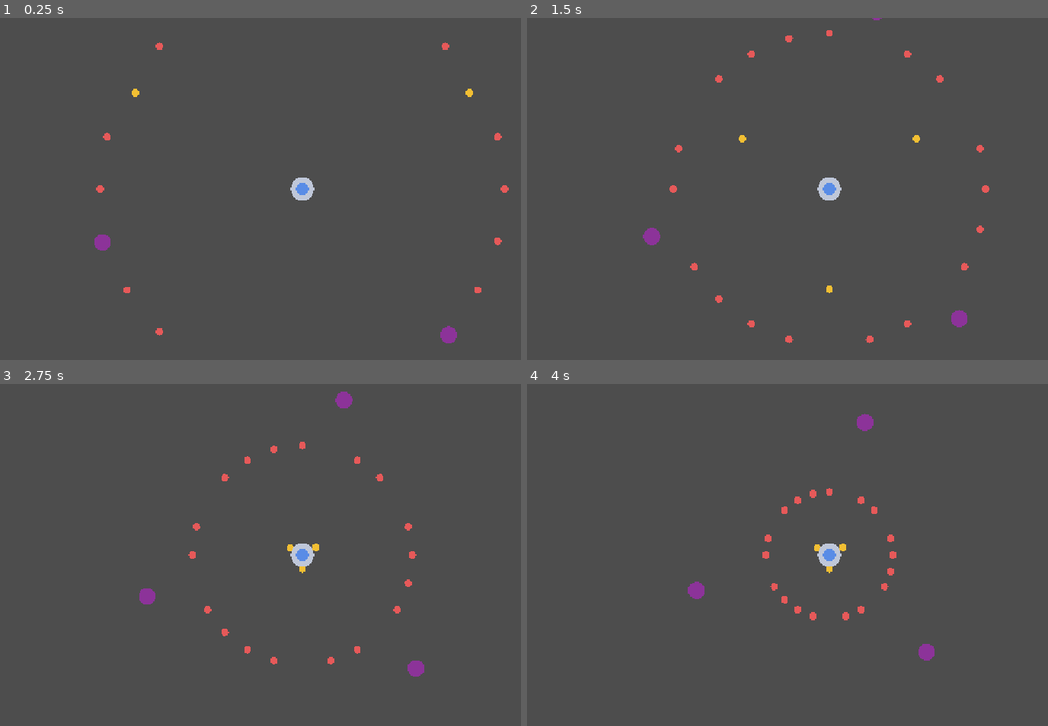
Above: before the commit, frames 1-4 (two rows, left to right).
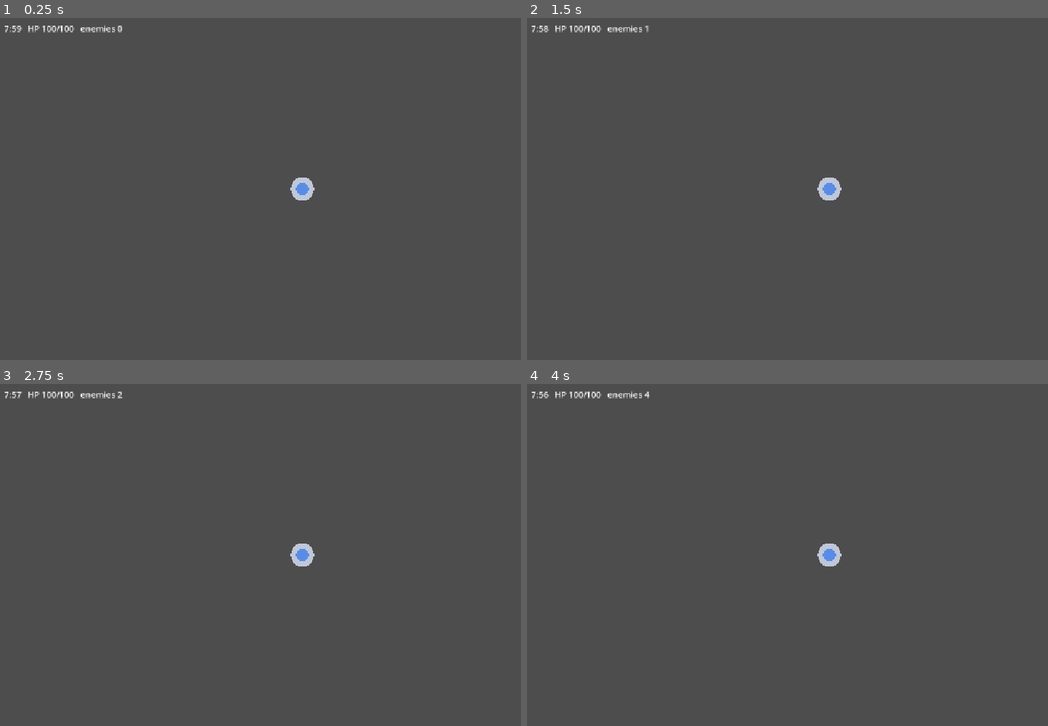
Above: after the commit, the same moments.

Repository: tapiokdev/squadron-concept-game
Game: Godot game, scene res://main.tscn
Two runs of this game, one before a commit and one after it. Both use one fixed random seed, a clock stepped at 60 frames per second and the inputs below.
Inputs (mouse positions are in pixels of both pictures, inside the frame that each line leads up to):
- Up to frame 1 (0.25 s): no input
- Up to frame 2 (1.5 s): tap Enter at 0.5 s; move the mouse to (964, 171) at 0.52 s; click (964, 171) at 0.67 s; drag from (709, 206) to (990, 147) at 1.27 s
- Up to frame 3 (2.75 s): move the mouse to (364, 479) at 2.02 s; click (364, 479) at 2.17 s
- Up to frame 4 (4 s): drag from (797, 623) to (844, 548) at 2.77 s; move the mouse to (1011, 606) at 3.52 s; click (1011, 606) at 3.67 s

The runs differ from the first frame. In frame 1, 0.8% of the frame differs, in the area x 0-98%, y 2-96%; in frame 2, 1.0%; in frame 3, 1.1%; in frame 4, 1.1%, in the area x 0-79%, y 2-81%.

Commit message:
Add wave spawner, run timer, and debug HUD
EnemySpawner: single-arc timed spawning with a rate curve, per-minute
enemy HP scaling, brute/rusher mix-ins over time (rushers spawn
off-angle), all routed through the pool's live-count guard. main.gd is
now the run controller: run_duration timer, win/lose state, HUD label
with time / tower HP / live enemies. Multi-arc scaling stays in
Phase 5.

Co-Authored-By: Claude Fable 5 <noreply@anthropic.com>

Diff:
--- a/main.tscn
+++ b/main.tscn
@@ -2,7 +2,8 @@
 
 [ext_resource type="Script" uid="uid://dle763bunsqa7" path="res://scripts/main.gd" id="1_0xm2m"]
 [ext_resource type="Script" uid="uid://cvs48mwoll5xo" path="res://scripts/enemies/enemy_pool.gd" id="2_h2yge"]
-[ext_resource type="Script" path="res://scripts/tower.gd" id="3_h2yge"]
+[ext_resource type="Script" uid="uid://coxiqvlqbfpsk" path="res://scripts/tower.gd" id="3_h2yge"]
+[ext_resource type="Script" path="res://scripts/enemy_spawner.gd" id="4_1bvp3"]
 
 [node name="Main" type="Node2D" unique_id=2138863706]
 script = ExtResource("1_0xm2m")
@@ -12,3 +13,14 @@
 
 [node name="Tower" type="Node2D" parent="." unique_id=200928788]
 script = ExtResource("3_h2yge")
+
+[node name="Spawner" type="Node" parent="." unique_id=20111829]
+script = ExtResource("4_1bvp3")
+
+[node name="HUD" type="CanvasLayer" parent="." unique_id=215657380]
+
+[node name="InfoLabel" type="Label" parent="HUD" unique_id=1713443938]
+offset_left = 12.0
+offset_top = 8.0
+offset_right = 13.0
+offset_bottom = 31.0
--- a/scripts/enemies/enemy.gd
+++ b/scripts/enemies/enemy.gd
@@ -32,9 +32,9 @@
 	# clobbering the set_process(false) from _init — re-assert it here.
 	set_process(_active)
 
-func configure(new_def: EnemyDef, spawn_pos: Vector2, new_target: Tower) -> void:
+func configure(new_def: EnemyDef, spawn_pos: Vector2, new_target: Tower, hp_scale: float = 1.0) -> void:
 	def = new_def
-	hp = def.max_hp
+	hp = def.max_hp * hp_scale
 	global_position = spawn_pos
 	target = new_target
 	_attack_cooldown = 0.0
--- a/scripts/enemies/enemy_pool.gd
+++ b/scripts/enemies/enemy_pool.gd
@@ -20,11 +20,11 @@
 	for i in prewarm:
 		_inactive.append(_create())
 
-func try_spawn(def: EnemyDef, spawn_pos: Vector2, target: Tower) -> Enemy:
+func try_spawn(def: EnemyDef, spawn_pos: Vector2, target: Tower, hp_scale: float = 1.0) -> Enemy:
 	if live_count >= max_live:
 		return null
 	var enemy: Enemy = _inactive.pop_back() if not _inactive.is_empty() else _create()
-	enemy.configure(def, spawn_pos, target)
+	enemy.configure(def, spawn_pos, target, hp_scale)
 	live_count += 1
 	return enemy
 
--- /dev/null
+++ b/scripts/enemy_spawner.gd
@@ -0,0 +1,57 @@
+class_name EnemySpawner
+extends Node
+
+## Timed wave spawner. Single spawn arc for now — opening the 2nd/3rd arcs
+## is the Phase 5 wave-scaling pass. Every spawn goes through
+## EnemyPool.try_spawn(), which enforces the global live-count cap; a null
+## return simply drops that spawn.
+
+const SWARMER := preload("res://data/enemies/swarmer.tres")
+const BRUTE := preload("res://data/enemies/brute.tres")
+const RUSHER := preload("res://data/enemies/rusher.tres")
+
+@export var active := false
+@export var arc_center_deg := -90.0
+@export var arc_span_deg := 70.0
+@export var spawn_margin := 60.0
+## Spawn-rate curve: spawns/sec at t=0 plus extra per elapsed minute.
+@export var base_rate := 1.0
+@export var rate_per_min := 0.7
+## Enemy HP scaling: +fraction of base HP per elapsed minute.
+@export var hp_scale_per_min := 0.3
+@export var brute_after_sec := 60.0
+@export var rusher_after_sec := 90.0
+
+var elapsed := 0.0
+
+var _pool: EnemyPool
+var _tower: Tower
+var _accum := 0.0
+
+func setup(pool: EnemyPool, tower: Tower) -> void:
+	_pool = pool
+	_tower = tower
+	active = true
+
+func _process(delta: float) -> void:
+	if not active:
+		return
+	elapsed += delta
+	_accum += delta * (base_rate + rate_per_min * elapsed / 60.0)
+	while _accum >= 1.0:
+		_accum -= 1.0
+		_spawn_one()
+
+func _spawn_one() -> void:
+	var def: EnemyDef = SWARMER
+	var angle := deg_to_rad(arc_center_deg + randf_range(-0.5, 0.5) * arc_span_deg)
+	var roll := randf()
+	if elapsed >= brute_after_sec and roll < 0.08:
+		def = BRUTE
+	elif elapsed >= rusher_after_sec and roll >= 0.08 and roll < 0.16:
+		def = RUSHER
+		# Rushers come in off-angle to punish tunnel vision on the main arc.
+		angle = randf() * TAU
+	var dist := _tower.get_viewport_rect().size.length() * 0.5 + spawn_margin
+	var hp_scale := 1.0 + hp_scale_per_min * elapsed / 60.0
+	_pool.try_spawn(def, _tower.position + Vector2.from_angle(angle) * dist, _tower, hp_scale)
--- a/scripts/main.gd
+++ b/scripts/main.gd
@@ -1,28 +1,42 @@
 extends Node2D
 
-## TEMPORARY Phase 2 scaffold: spawns a ring of enemies that walk to the
-## tower to smoke-test the pool and contact damage. Replaced by the real
-## wave spawner in the next Phase 2 step.
+## Run controller: wires the systems together and owns the run timer and
+## win/lose state. End-of-run UI is a later phase; for now the HUD label
+## announces the result.
 
-const SWARMER := preload("res://data/enemies/swarmer.tres")
-const BRUTE := preload("res://data/enemies/brute.tres")
-const RUSHER := preload("res://data/enemies/rusher.tres")
+## Tunable per the brief — 8 min starting point, revisit after playtests.
+@export var run_duration := 480.0
 
 @onready var enemy_pool: EnemyPool = $EnemyPool
 @onready var tower: Tower = $Tower
+@onready var spawner: EnemySpawner = $Spawner
+@onready var info_label: Label = $HUD/InfoLabel
+
+var elapsed := 0.0
+var run_over := false
 
 func _ready() -> void:
 	tower.position = get_viewport_rect().size * 0.5
-	tower.hp_changed.connect(func(hp: float, max_hp: float) -> void:
-		print("[smoke-test] tower hp: %.0f/%.0f" % [hp, max_hp]))
-	tower.died.connect(func() -> void:
-		print("[smoke-test] tower destroyed — run over"))
-	for i in 24:
-		var def: EnemyDef = SWARMER
-		if i % 8 == 3:
-			def = BRUTE
-		elif i % 8 == 6:
-			def = RUSHER
-		var angle := TAU * float(i) / 24.0
-		enemy_pool.try_spawn(def, tower.position + Vector2.from_angle(angle) * 400.0, tower)
-	print("[smoke-test] live enemies: %d" % enemy_pool.live_count)
+	tower.died.connect(_end_run.bind(false))
+	spawner.setup(enemy_pool, tower)
+
+func _process(delta: float) -> void:
+	if run_over:
+		return
+	elapsed += delta
+	if elapsed >= run_duration:
+		_end_run(true)
+		return
+	var remaining := int(run_duration - elapsed)
+	info_label.text = "%d:%02d   HP %d/%d   enemies %d" % [
+		remaining / 60, remaining % 60, roundi(tower.hp), roundi(tower.max_hp),
+		enemy_pool.live_count,
+	]
+
+func _end_run(won: bool) -> void:
+	if run_over:
+		return
+	run_over = true
+	spawner.active = false
+	info_label.text = "YOU SURVIVED" if won else "TOWER DESTROYED"
+	print("[run] over — %s" % ("won" if won else "lost"))
Not shown, added: scripts/enemy_spawner.gd.uid
